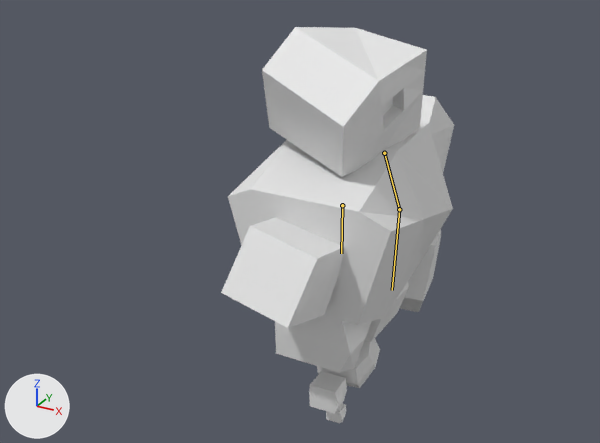
One commit to the Blender file Elderland/Assets/Models/Blender/Enemy/Heavy Enemy/HeavyEnemy.blend: the scene before it, then after it.
The view is the same before and after, from a 50 mm lens placed at (6.23, -12.95, 6.09), pointed at (-0.23, -1.2, 0.22). Arrows for +X, +Y and +Z are at lower left; the lights stay in place. Both versions are drawn at frame 80 of the action 'Right Attack'; the numbers are the values there. The bones that change are drawn over the model as lines.
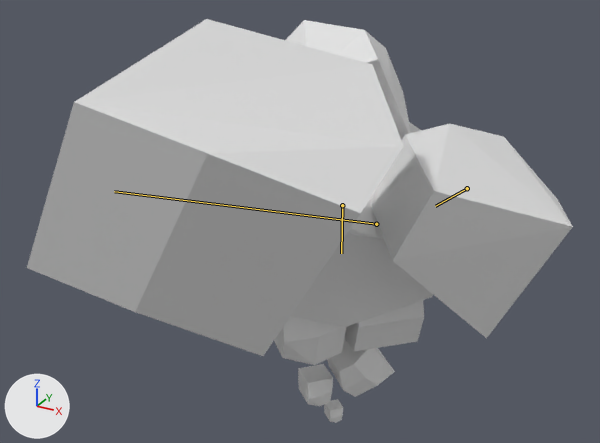
Boxes [x1, y1, x2, y2] around the edits, measured in the pictures (600 x 443 px):
'Cube.003', posed: before [400, 229, 441, 312]; after [27, 19, 404, 356]
'Cube.002', posed: before [420, 95, 454, 173]; after [371, 124, 573, 338]
'Chest', posed: before [228, 122, 453, 325]; after [291, 122, 433, 327]
'Cube.001', posed: before [262, 27, 427, 177]; after [285, 20, 411, 140]
'Cube.004', posed: before [275, 316, 372, 373]; after [274, 316, 346, 365]
'Cube.005', posed: before [365, 282, 409, 342]; after [345, 300, 424, 352]
'Cube.012', posed: before [317, 339, 380, 388]; after [327, 338, 395, 397]
'Cube.007', posed (8% narrower): before [309, 371, 347, 414]; after [298, 364, 333, 406]
'Cube.009', posed: before [326, 404, 346, 423]; after [324, 399, 343, 423]
bone 'Left Arm Upper', root to tip: before (384, 153) to (399, 209); after (467, 188) to (435, 206)
bone 'Left Arm Lower', root to tip: before (399, 209) to (392, 290); after (376, 224) to (114, 191)

Diff of the bpy script that builds the scene:
```diff
--- a/Elderland/Assets/Models/Blender/Enemy/Heavy Enemy/HeavyEnemy.blend.py
+++ b/Elderland/Assets/Models/Blender/Enemy/Heavy Enemy/HeavyEnemy.blend.py
@@ bone_chest @@
 bone_chest = bpy.data.objects['Armature'].pose.bones['Chest']
-bone_chest.rotation_quaternion = (1.0, 0.0, 0.0, 0.0)  # degrees (0, 0, 0)
+bone_chest.rotation_quaternion = (0.925, 0.0, 0.379, 0.0)  # degrees (0, 45, 0)
@@ bone_left_arm_upper @@
 bone_left_arm_upper = bpy.data.objects['Armature'].pose.bones['Left Arm Upper']  # child of 'Chest'
-bone_left_arm_upper.location = (0.0, 0.0, 0.0)
-bone_left_arm_upper.rotation_quaternion = (1.0, 0.0, 0.0, 0.0)  # degrees (0, 0, 0)
+bone_left_arm_upper.location = (0.92, 0.08, 0.13)
+bone_left_arm_upper.rotation_quaternion = (0.489, -0.581, -0.067, -0.647)  # degrees (-57, -55, -74)
@@ bone_left_arm_lower @@
 bone_left_arm_lower = bpy.data.objects['Armature'].pose.bones['Left Arm Lower']  # child of 'Left Arm Upper'
-bone_left_arm_lower.location = (0.0, 0.0, 0.0)
-bone_left_arm_lower.rotation_quaternion = (1.0, 0.0, 0.0, 0.0)  # degrees (0, 0, 0)
-bone_left_arm_lower.scale = (1.0, 1.0, 1.0)
+bone_left_arm_lower.location = (-0.34, 1.2, 0.12)
+bone_left_arm_lower.rotation_quaternion = (0.996, -0.086, -0.028, 0.024)  # degrees (-10, -3, 3)
+bone_left_arm_lower.scale = (1.93, 1.93, 1.93)
```
